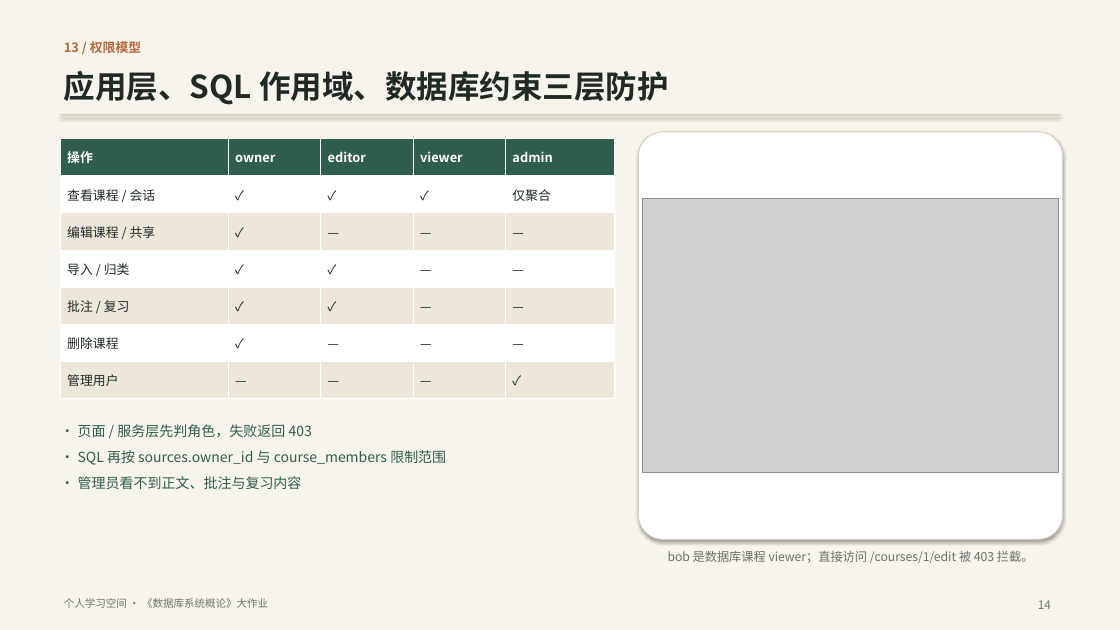
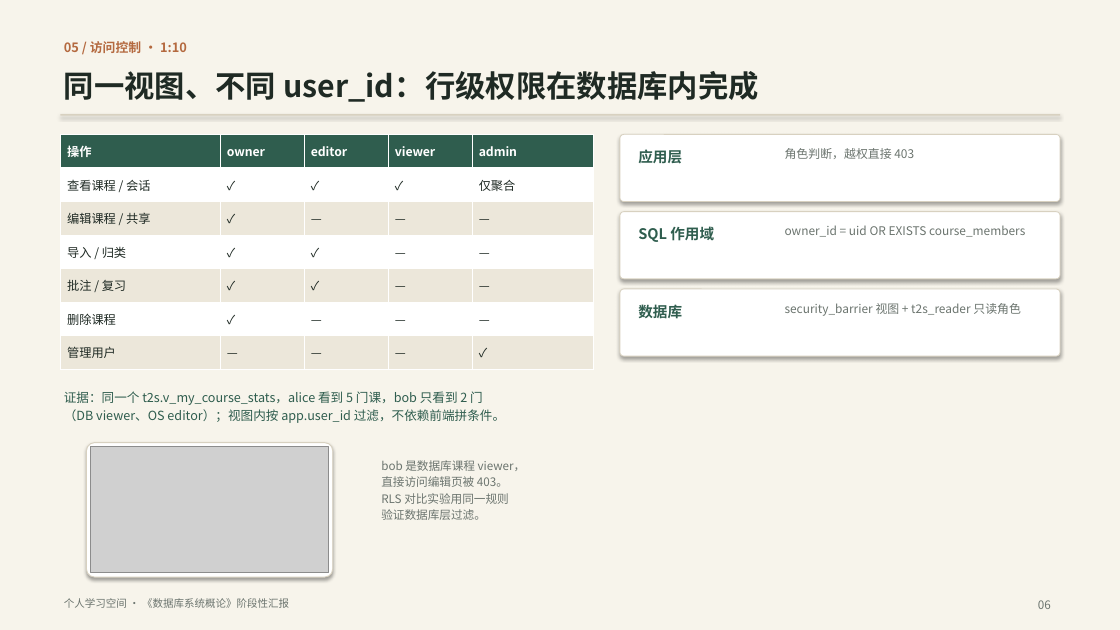
Before and after one commit to ycl-berserk/2026Database, a slide deck: slide 6 of docs/汇报.pptx (slide 14 before the commit). Drawn at 1120x630 pixels with LibreOffice and Linux fonts; fonts in the diff are those of the drawing; grey boxes stand for pictures. Boxes give left, top, right and bottom in pixels: in the first picture for what was removed or moved away, otherwise in the second. Text is boxed around its words. In the diff, an @@ line names an element or a change of style, - is before the commit and + after.

Commit message:
docs(report): 重写 8 分钟数据库版演示脚本与 PPT
按概念模型、逻辑设计、关键 SQL、索引与计划、访问控制、事务、触发器与审计重排汇报路径，并重跑 showcase.sql 核对文档中的实测输出。

```diff
--- a/docs/汇报.pptx
+++ b/docs/汇报.pptx
@@ text at <box>64,41,187,53</box>: text changed @@
-13 / 权限模型
+05 / 访问控制 · 1:10
@@ text at <box>64,71,758,102</box>: text changed; size 27 to 26 pt @@
-应用层、SQL 作用域、数据库约束三层防护
+同一视图、不同 user_id：行级权限在数据库内完成
@@ table at <box>60,134,594,370</box> @@
@@ size 11 to 10.5 pt @@
@@ table: place and size @@
-table at <box>60,139,615,399</box>
+table at <box>60,134,594,370</box>
@@ rounded rectangle added at <box>620,134,1060,202</box>, fill #FFFFFF, outline #D8D1C0 0.7 pt @@
@@ text added at <box>638,149,682,163</box>, 12.5 pt, text #2F5D4E, bold @@
+应用层
@@ text added at <box>785,148,914,159</box>, 10.2 pt, text #6C756F @@
+角色判断，越权直接 403
@@ picture removed at <box>643,198,1059,473</box> @@
@@ rounded rectangle added at <box>620,212,1060,279</box>, fill #FFFFFF, outline #D8D1C0 0.7 pt @@
@@ text added at <box>638,226,714,242</box>, 12.5 pt, text #2F5D4E, bold @@
+SQL 作用域
@@ text added at <box>785,225,1025,237</box>, 10.2 pt, text #6C756F @@
+owner_id = uid OR EXISTS course_members
@@ rounded rectangle: place and size @@
-rounded rectangle at <box>639,132,1063,539</box>
+rounded rectangle at <box>620,289,1060,356</box>
@@ rounded rectangle at <box>620,289,1060,356</box>: outline #D8D1C0 0.8 pt to #D8D1C0 0.7 pt @@
@@ text added at <box>638,302,682,321</box>, 12.5 pt, text #2F5D4E, bold @@
+数据库
@@ text added at <box>785,303,1021,316</box>, 10.2 pt, text #6C756F @@
+security_barrier 视图 + t2s_reader 只读角色
@@ text added at <box>64,391,505,423</box>, 10.8 pt, text #2F5D4E @@
+证据：同一个 t2s.v_my_course_stats，alice 看到 5 门课，bob 只看到 2 门
+（DB viewer、OS editor）；视图内按 app.user_id 过滤，不依赖前端拼条件。
@@ text removed at <box>78,424,446,489</box> @@
-• 页面 / 服务层先判角色，失败返回 403
-• SQL 再按 sources.owner_id 与 course_members 限制范围
-• 管理员看不到正文、批注与复习内容
@@ rounded rectangle added at <box>87,443,333,577</box>, fill #FFFFFF, outline #D8D1C0 0.8 pt @@
@@ picture added at <box>91,447,329,573</box> @@
@@ text added at <box>381,460,526,520</box>, 10 pt, text #6C756F @@
+bob 是数据库课程 viewer，
+直接访问编辑页被 403。
+RLS 对比实验用同一规则
+验证数据库层过滤。
@@ text removed at <box>668,551,1034,563</box> @@
-bob 是数据库课程 viewer；直接访问 /courses/1/edit 被 403 拦截。
@@ text at <box>64,598,289,608</box>: text changed @@
-个人学习空间 · 《数据库系统概论》大作业
+个人学习空间 · 《数据库系统概论》阶段性汇报
@@ text at <box>1038,600,1051,609</box>: text changed @@
-14
+06
```
Also in this commit, not shown: 3 other slides changed, 5 slides added, 13 slides removed, 4 other files.
